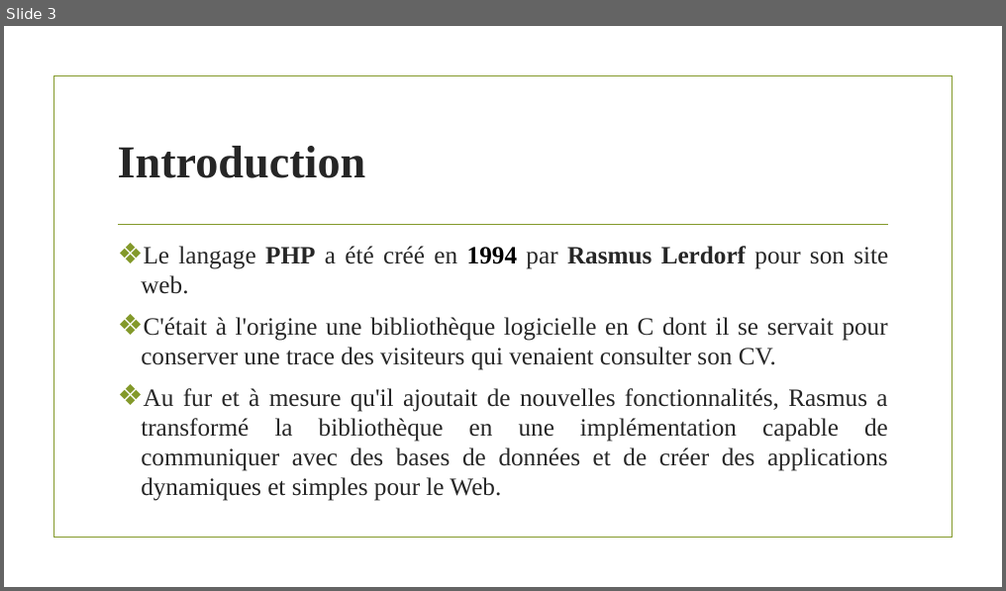
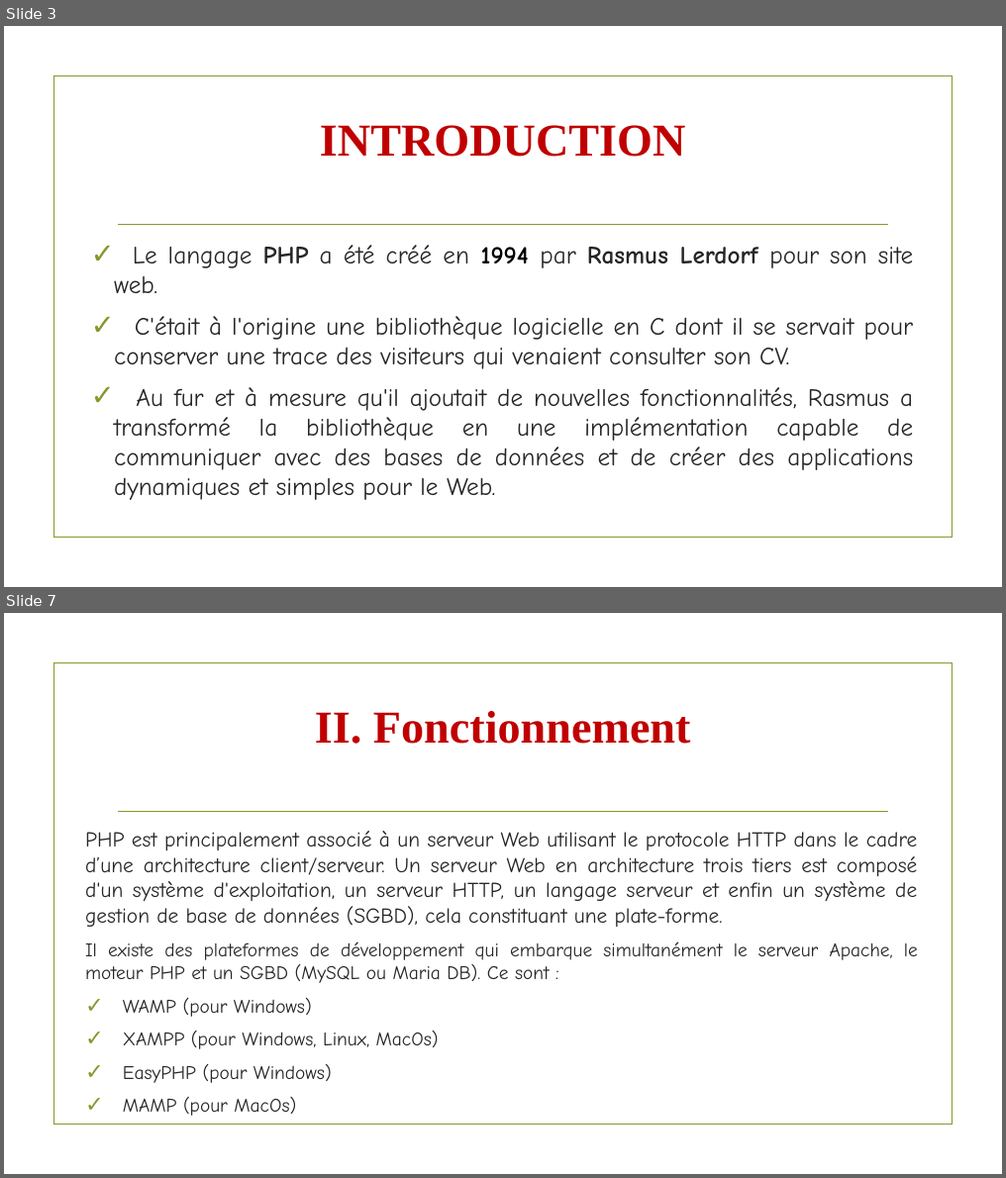
Before and after one commit to Bethel226/Langage_PHP, a slide deck: Le langage PHP.pptx. Shown one above the other, each under a label of ours: slide 3 before the commit, slides 3 and 7 after it; the slides between them are not shown. The pictures are 1006x591 and 1006x1178 pixels, drawn with LibreOffice and Linux fonts; fonts in the diff are those of the drawing; background and template pictures are left out. Boxes give left, top, right and bottom in pixels: in the first picture for what was removed or moved away, otherwise in the second. Text is boxed around its words. In the diff, an @@ line names an element or a change of style, - is before the commit and + after.

Commit message:
ajout qlq modif

```diff
--- a/Le langage PHP.pptx
+++ b/Le langage PHP.pptx
@@ slide 7 added at [4, 613, 1002, 1174], background picture (left out); not listed: 2 template elements that a slide beside it also shows @@
@@ title added at [315, 711, 691, 744], 44 pt, text #C00000, bold @@
+II. Fonctionnement
@@ text added at [85, 831, 918, 1116], 20.4 pt, text #262626 @@
+PHP est principalement associé à un serveur Web utilisant le protocole HTTP dans le cadre d’une architecture client/serveur. Un serveur Web en architecture trois tiers est composé d'un système d'exploitation, un serveur HTTP, un langage serveur et enfin un système de gestion de base de données (SGBD), cela constituant une plate-forme.
+Il existe des plateformes de développement qui embarque simultanément le serveur Apache, le moteur PHP et un SGBD (MySQL ou Maria DB). Ce sont :
+✓ WAMP (pour Windows)
+✓ XAMPP (pour Windows, Linux, MacOs)
+✓ EasyPHP (pour Windows)
+✓ MAMP (pour MacOs)
@@ slide 3 changed as well @@
@@ title "INTRODUCTION" at [320, 125, 685, 157]: vertical alignment middle to top @@
@@ title at [320, 125, 685, 157]: text changed; text colour #262626 to #C00000 @@
-Introduction
+INTRODUCTION
@@ text "Le langage PHP a été ...": place and size @@
-text "Le langage PHP a été ..." at [141, 246, 888, 501]
+text "Le langage PHP a été ..." at [114, 245, 914, 500]
@@ text "Le langage PHP a été ..." at [114, 245, 914, 500]: font Times New Roman to Comic Neue; bullet ❖ to ✓ @@
```
Also in this commit, not shown: 3 other slides changed, 4 other slides added, 2 slides removed.
